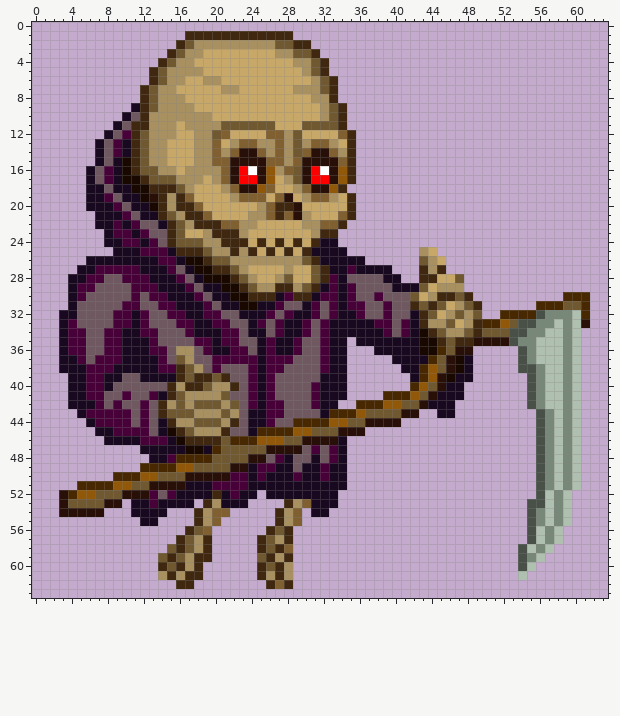
File history of a pixel-art sprite, sprites/player/reapo-idle-a_03.png. Above, as it was before the edit.
The file is 64x64 pixels. Colours within 5 levels of each other are drawn and written as one.
Once edited:
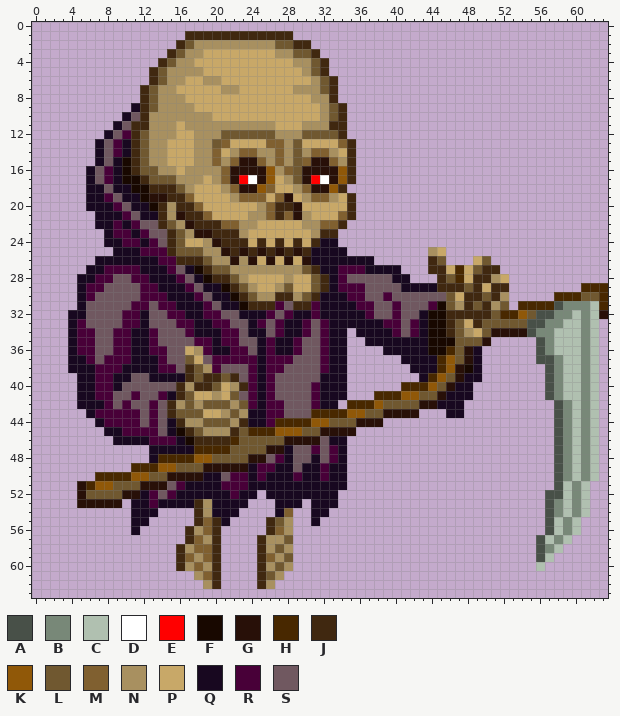
Palette (. is transparent): A #485048  B #788878  C #b0c0b0  D #ffffff  E #ff0000  F #180800  G #281008  H #482800  J #402810  K #905808  L #705830  M #806030  N #a89060  P #c8a868  Q #180820  R #480038  S #705860
Changes in this commit:
Changed rows in their new state; - is an unchanged pixel.
first column x 3:
11 ------------------NNNNNN---NNNJ------------------------------
12 -----------------NLLLLLLN-NLLLLJ.----------------------------
13 -----------------LMPPPPM---PPPPM-----------------------------
14 ------------------PNMMN----NMMNP-----------------------------
15 ------------------NM--MN--LM--MN-----------------------------
16 --------------------GG------GG-------------------------------
17 ---------------------D-------D-------------------------------
19 -----------GJ------------------------------------------------
21 ------------NG-----------------------------------------------
22 -----------JLNG----------------------------------------------
23 --------------NGG--------------------------------------------
24 --------------PP-G-------------------------------------------
25 ------------JLLLN-G-G-G-G-G-------------.NP------------------
26 ---.---------JJJLNNG-GPGPGPGQ-----Q-----.JL---PL-------------
27 --.-Q-----------JLLN-NNNN-NLJQ-R-R---Q--.J-PHPLJJ------------
28 -.-Q-R-S---------JJLNP--PN----QR----S-Q-..JLHPJJNP-----------
29 -.Q-R---S----------JLNPPNLPPLJQR-R---S--QQJJJLJPJJ--------HHH
30 -.QR----SR----------JLNNJJNLJQQ--R-SR--SSSSLP-JLJN-----H--LLH
31 -.Q----S-R-----------JJJ--JJ-QQ-Q-R-SR-SSRFL-JLJNL-HH--ABBBCH
32 .-Q---S-RQ-------------------QQ--QR-SR-SQFFJJJJJL--KL-A---BCG
33 .QR---S-RQ-------------------------Q-RSRQFFJLP-LLL-L-A-BC-BC-
34 .Q-R-S-R-Q----------------------.---QRSRQFFJLNP-GGGGA-B-C-BC-
35 .Q-R-S-R-------------------------.------Q-FFLLL-.....AB-C-BC-
36 .Q-R-S-R-----SPN-------------------.----Q-FHL-Q----..AB-C-BC-
37 .-QRS--R-----SLP---------------------.---QHKLGQ----..AABC-BC-
38 .--Q--R------SJLN---------------------.-QQHKGFQ----...ABC-BC-
39 -.-Q-R-Q-S---QJL-JLJ-------------------.QHKLG-Q-----..ABC-BC-
40 -.-Q-RQ-----SJN-JLPNJ-----------------H-HKLG-Q------..ABC-BC-
41 -.-Q-R-SR-SRQJLPP-PL---------------H--K--LG--Q------..ABC-BC-
42 -.--QRSR-SRSJNLN--LNL-----------H--KLL---G--Q-------...A--BC-
43 --.Q----RSRSJ--LPPNLN-------HH--K---GG----.-Q--------..A--BC-
44 ---.Q---RSRSQJ-N--LNJ---HH--KKLL-G--..---------------..A--BC-
45 ----.-Q---RSQFJL--NJLH--KK-L-GG--.-------------------..A--BC-
46 -----.---Q--RQF---J-LLLLLGG--SQ----------------------..A--BC-
47 ---------.----QHH-H------QS--------------------------..A--BC-
48 -----------HH--KK------------------------------------..A--BC-
49 --------H--KKLL-GGG----------------------------------..A--BC-
50 ----HH--K-L-GG--QQS----------------------------------..A--BC-
51 --G-KKLL-G--SR---Q-----------------------------------..ACBC--
52 ..GL-----Q-------Q-----------------------------------.AA-BC--
53 ..GGG----------JNQ------QQQ.------------------------..A--BC--
54 .....------.-----QQQ----QM.-------------------------..A--BC--
55 --------Q-.-----MJQ----JL-.-Q-----------------------..ACBC---
56 --------Q------N-J------MN--------------------------..A-BC---
57 -------------.JMNJ-----N-L--------------------------.ACBC----
58 ------------.-NMMJ-----NLN-------------------------..ABC-----
59 -----------..JMNMJ----JM-L-------------------------..AC------
60 -----------..--MNJ-----NL--------------------------..C-------
61 -----------....NMJ-----LN.-------------------------.---------
62 -------------..-NJ----JN..-----------------------------------
Pixel boxes of the changes (left, top, right, bottom) in both pictures:
changed: (212, 121, 356, 184)
changed: (59, 193, 608, 589)
